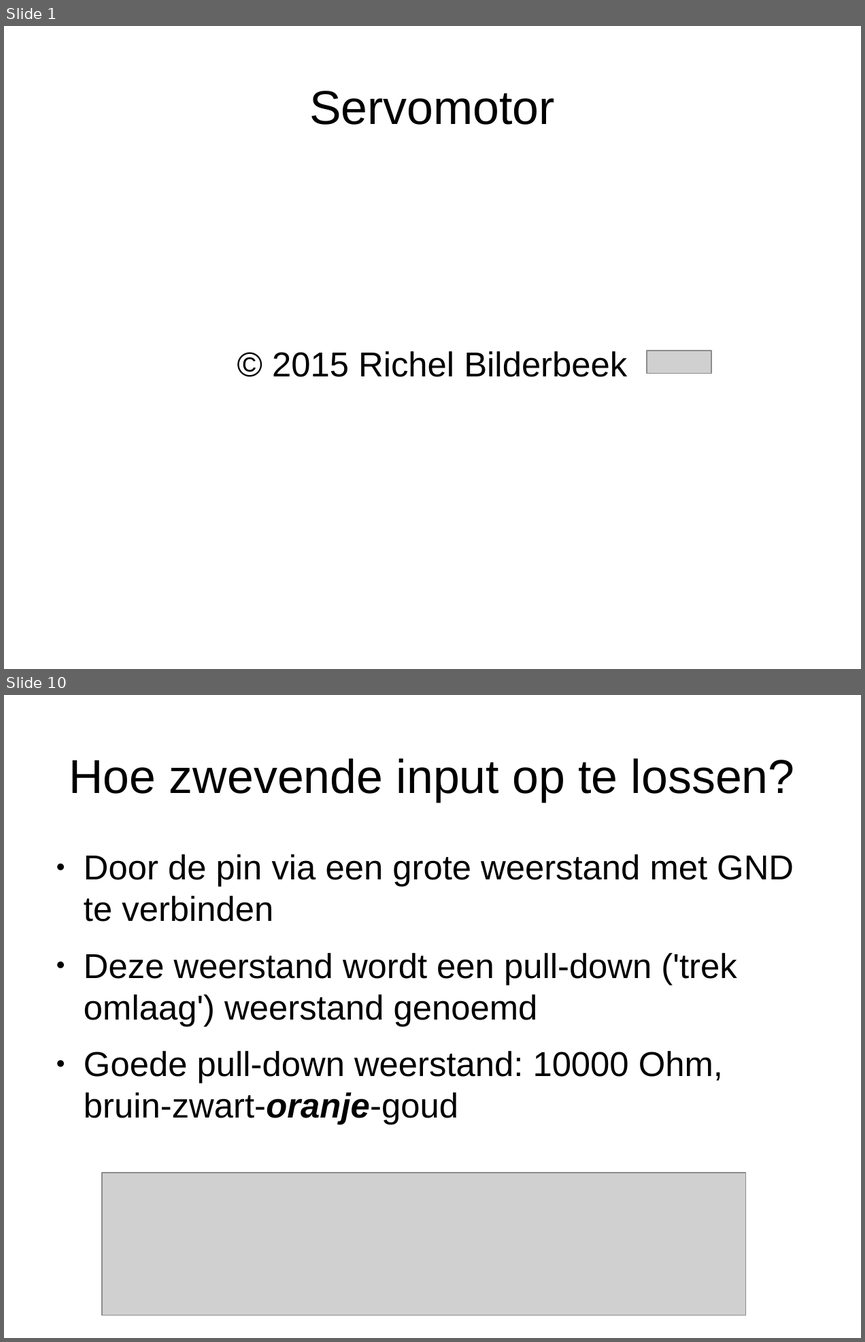
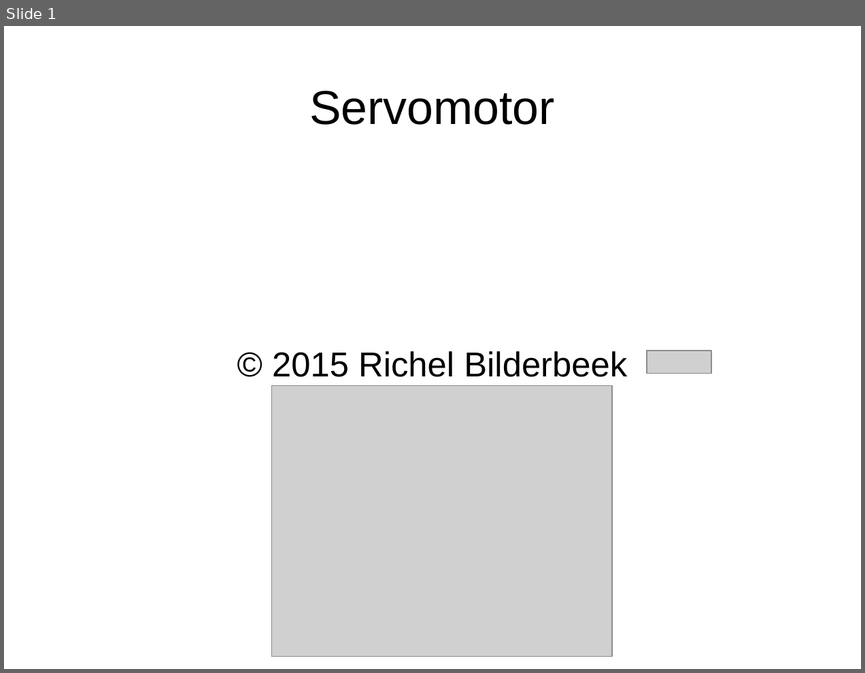
Before and after one commit to djog/arduino_cursus, a slide deck: Raw/ServoMotor.odp. Shown one above the other, each under a label of ours: slides 1 and 10 before the commit, slide 1 after it; the slides between them are not shown. The pictures are 865x1342 and 865x673 pixels, drawn with LibreOffice and Linux fonts; fonts in the diff are those of the drawing; grey boxes stand for pictures. Boxes give left, top, right and bottom in pixels: in the first picture for what was removed or moved away, otherwise in the second. Text is boxed around its words. In the diff, an @@ line names an element or a change of style, - is before the commit and + after.

```diff
--- a/Raw/ServoMotor.odp
+++ b/Raw/ServoMotor.odp
@@ slide 10 removed at (4, 695, 861, 1338), background #FFFFFF @@
@@ title removed at (69, 758, 795, 802) @@
-Hoe zwevende input op te lossen?
@@ text removed at (84, 854, 793, 1125) @@
-● Door de pin via een grote weerstand met GND te verbinden
-● Deze weerstand wordt een pull-down ('trek omlaag') weerstand genoemd
-● Goede pull-down weerstand: 10000 Ohm, bruin-zwart-oranje-goud
@@ picture removed at (102, 1172, 746, 1314) @@
@@ slide 1 changed as well @@
@@ picture added at (271, 386, 612, 656) @@
```
Also in this commit, not shown: 5 slides added, 12 other slides removed, 15 other files.
